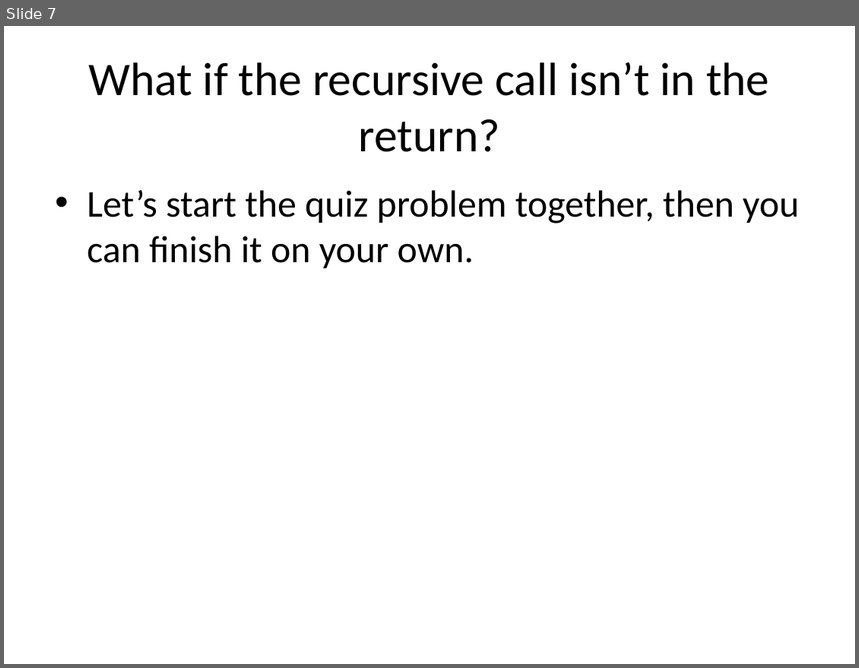
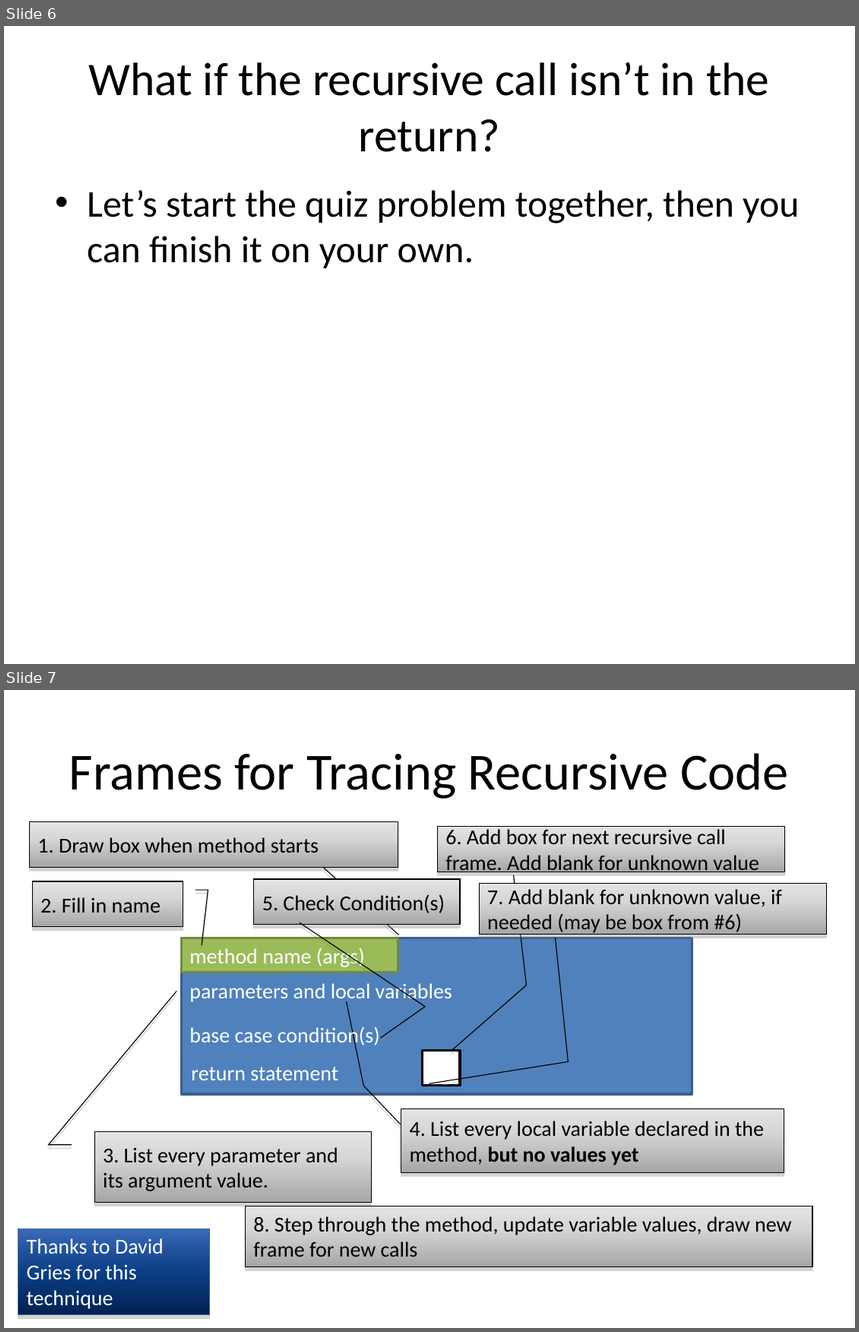
Before and after one commit to RHIT-CSSE/csse220, a slide deck: ClassMaterials/MoreRecursionMoreInterfaces/Slides/More_Interfaces_More_Recursion.pptx. Shown one above the other, each under a label of ours: slide 7 before the commit, slides 6 and 7 after it. The pictures are 859x668 and 859x1332 pixels, drawn with LibreOffice and Linux fonts; fonts in the diff are those of the drawing. Boxes give left, top, right and bottom in pixels: in the first picture for what was removed or moved away, otherwise in the second. Text is boxed around its words. In the diff, an @@ line names an element or a change of style, - is before the commit and + after.

```diff
--- a/ClassMaterials/MoreRecursionMoreInterfaces/Slides/More_Interfaces_More_Recursion.pptx
+++ b/ClassMaterials/MoreRecursionMoreInterfaces/Slides/More_Interfaces_More_Recursion.pptx
@@ slide 7 added at <box>4,690,855,1328</box>, background #FFFFFF @@
@@ title added at <box>69,753,788,799</box>, 44 pt, text #000000 @@
+Frames for Tracing Recursive Code
@@ border callout added at <box>30,822,398,867</box>, fill gradient #A6A6A6 to #D7D7D7 to #E3E3E3, outline #000000 0.75 pt, 18 pt, text #000000 @@
+1. Draw box when method starts
@@ border callout added at <box>437,827,785,872</box>, fill gradient #A6A6A6 to #D7D7D7 to #E3E3E3, outline #000000 0.75 pt, 18 pt, text #000000 @@
+6. Add box for next recursive call frame. Add blank for unknown value
@@ border callout added at <box>32,882,183,926</box>, fill gradient #A6A6A6 to #D7D7D7 to #E3E3E3, outline #000000 0.75 pt, 18 pt, text #000000 @@
+2. Fill in name
@@ border callout added at <box>254,879,460,924</box>, fill gradient #A6A6A6 to #D7D7D7 to #E3E3E3, outline #000000 0.75 pt, 18 pt, text #000000 @@
+5. Check Condition(s)
@@ border callout added at <box>479,883,826,934</box>, fill gradient #A6A6A6 to #D7D7D7 to #E3E3E3, outline #000000 0.75 pt, 18 pt, text #000000 @@
+7. Add blank for unknown value, if needed (may be box from #6)
@@ rectangle added at <box>181,939,692,1094</box>, fill #4F81BD, outline #3A5F8C 2 pt, 18 pt, text #FFFFFF @@
+parameters and local variables
@@ rectangle added at <box>181,939,398,973</box>, fill #9BBB59, outline #738A42 2 pt, 18 pt, text #FFFFFF @@
+method name (args)
@@ text added at <box>189,1025,380,1048</box>, 18 pt, text #FFFFFF @@
+base case condition(s)
@@ rectangle added at <box>423,1051,460,1086</box>, fill #FFFFFF, outline #000000 2 pt @@
@@ text added at <box>191,1067,338,1081</box>, 18 pt, text #FFFFFF @@
+return statement
@@ border callout added at <box>401,1109,785,1173</box>, fill gradient #A6A6A6 to #D7D7D7 to #E3E3E3, outline #000000 0.75 pt, 18 pt, text #000000 @@
+4. List every local variable declared in the method, but no values yet
@@ border callout added at <box>94,1132,371,1202</box>, fill gradient #A6A6A6 to #D7D7D7 to #E3E3E3, outline #000000 0.75 pt, 18 pt, text #000000 @@
+3. List every parameter and its argument value.
@@ rectangle added at <box>245,1207,813,1267</box>, fill gradient #A6A6A6 to #D7D7D7 to #E3E3E3, outline #000000 0.75 pt, 18 pt, text #000000 @@
+8. Step through the method, update variable values, draw new frame for new calls
@@ rectangle added at <box>18,1229,210,1315</box>, fill gradient #002252 to #0C3F86 to #1D4F98 to #3C6BBA, outline #39639D 0.75 pt, 18 pt, text #FFFFFF @@
+Thanks to David Gries for this technique
@@ what was slide 7 is now slide 6 @@
```
Also in this commit, not shown: 1 other slide added, 3 other files.
